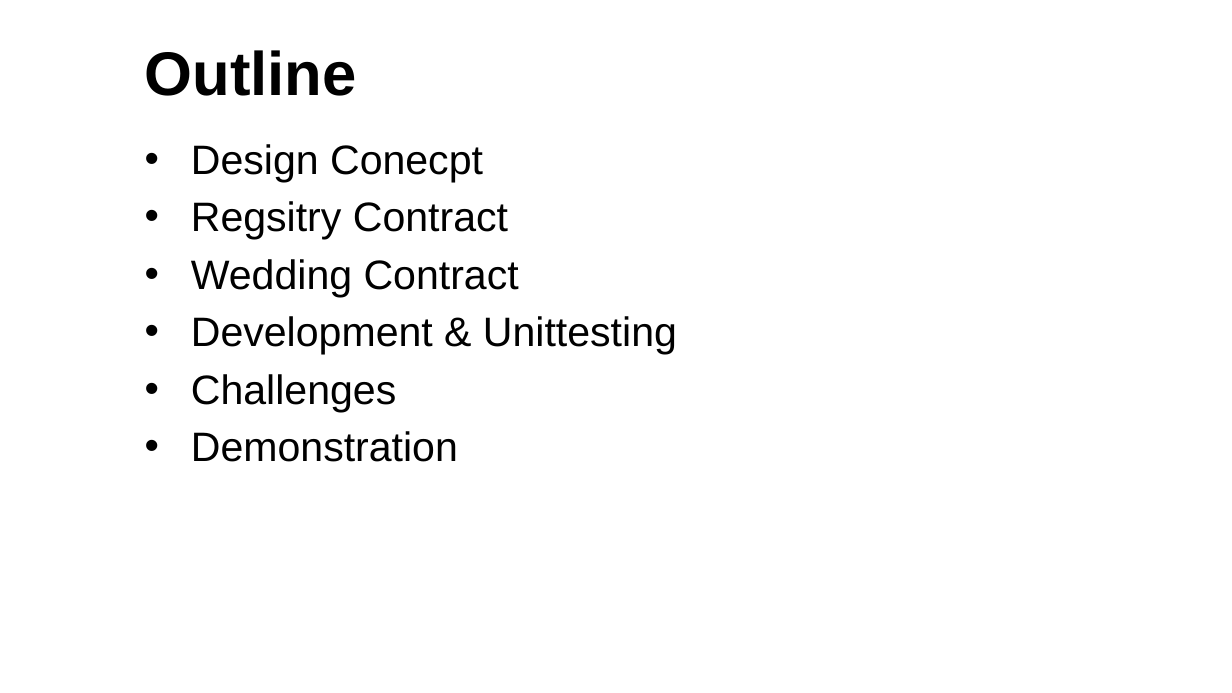
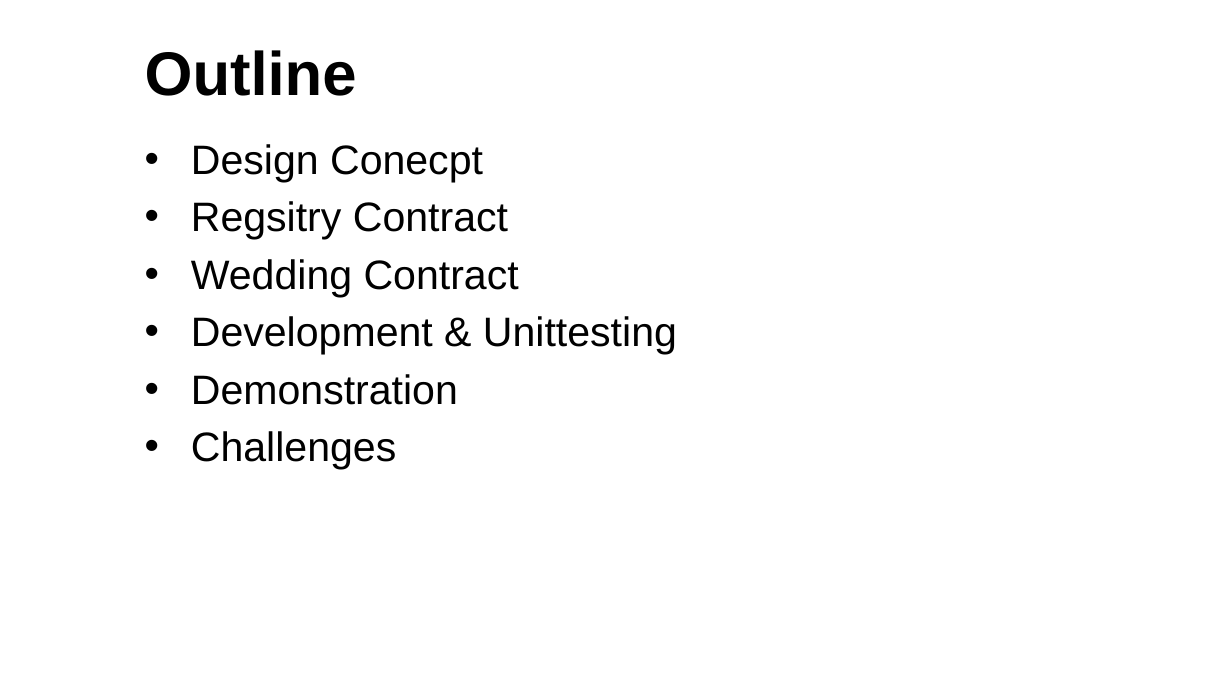
Before and after one commit to laDok8/TTM4195, a slide deck: slide 2 of docs/presentation/presentation.pptx. Drawn at 1232x693 pixels with LibreOffice and Linux fonts; fonts in the diff are those of the drawing; background and template pictures are left out. Boxes give left, top, right and bottom in pixels: in the first picture for what was removed or moved away, otherwise in the second. Text is boxed around its words. In the diff, an @@ line names an element or a change of style, - is before the commit and + after.

```diff
--- a/docs/presentation/presentation.pptx
+++ b/docs/presentation/presentation.pptx
@@ text at bbox=[191, 374, 458, 405]: paragraph added @@
+• Demonstration
@@ text at bbox=[191, 431, 458, 462]: paragraph removed @@
-• Demonstration
```
Also in this commit, not shown: 23 other files.
